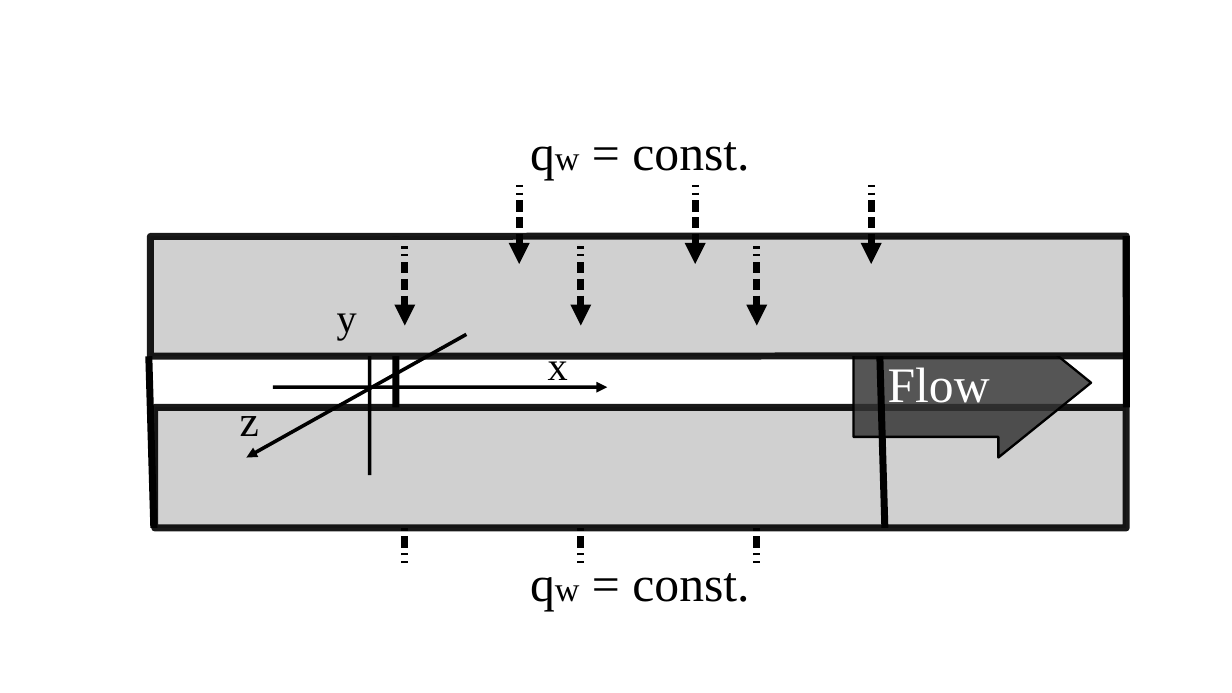
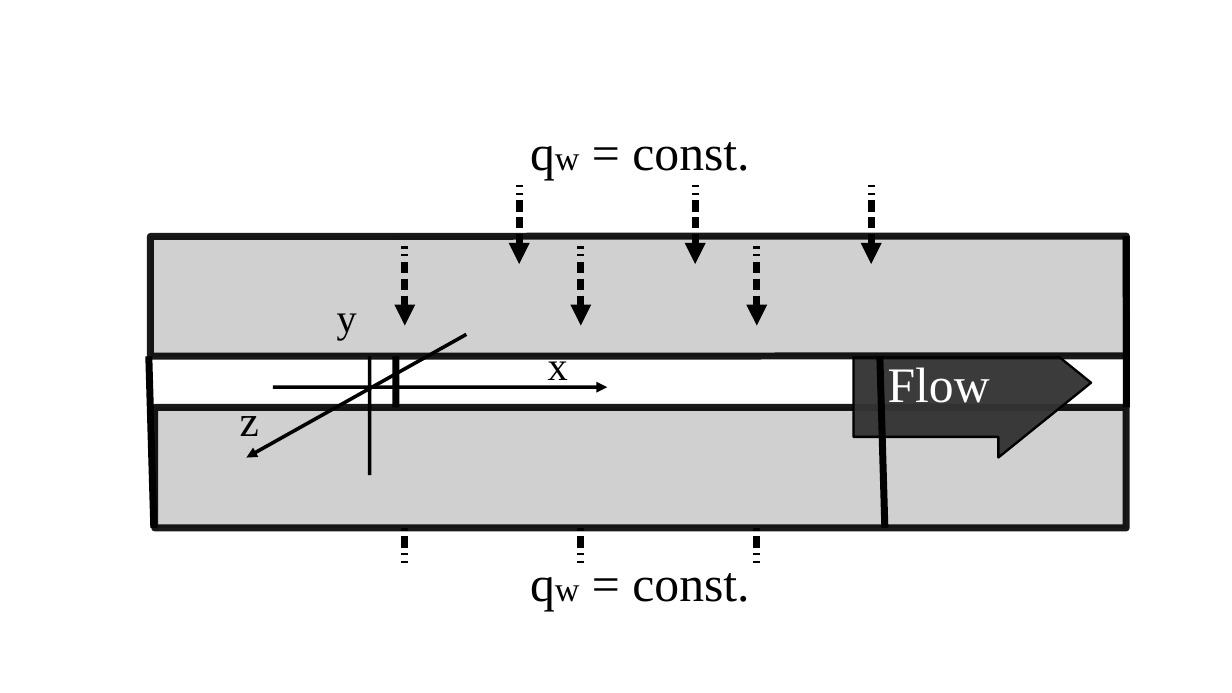
Before and after one commit to felipejoribeiro/PapersEmAndamento, a slide deck: slide 1 of congresso europeu/fotos_formatacao_final/canal1.odp. Drawn at 1232x693 pixels with LibreOffice and Linux fonts; fonts in the diff are those of the drawing; grey boxes stand for pictures. Boxes give left, top, right and bottom in pixels: in the first picture for what was removed or moved away, otherwise in the second. Text is boxed around its words. In the diff, an @@ line names an element or a change of style, - is before the commit and + after.

```diff
--- a/congresso europeu/fotos_formatacao_final/canal1.odp
+++ b/congresso europeu/fotos_formatacao_final/canal1.odp
@@ right arrow "Flow" at bbox=[854, 309, 1092, 458]: fill #333333 at 83% opacity to #333333 at 96% opacity @@
```
Also in this commit, not shown: 12 other files.
